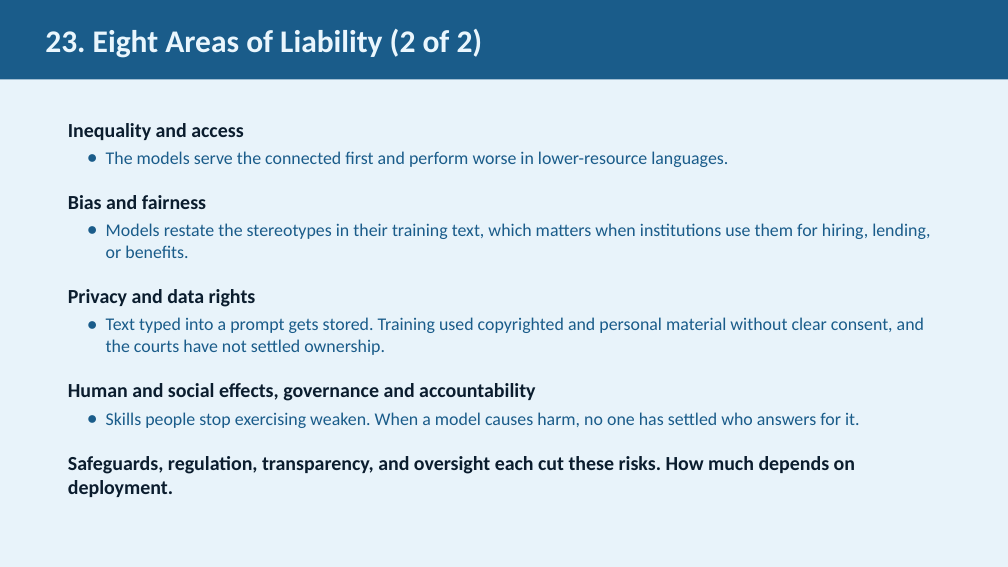
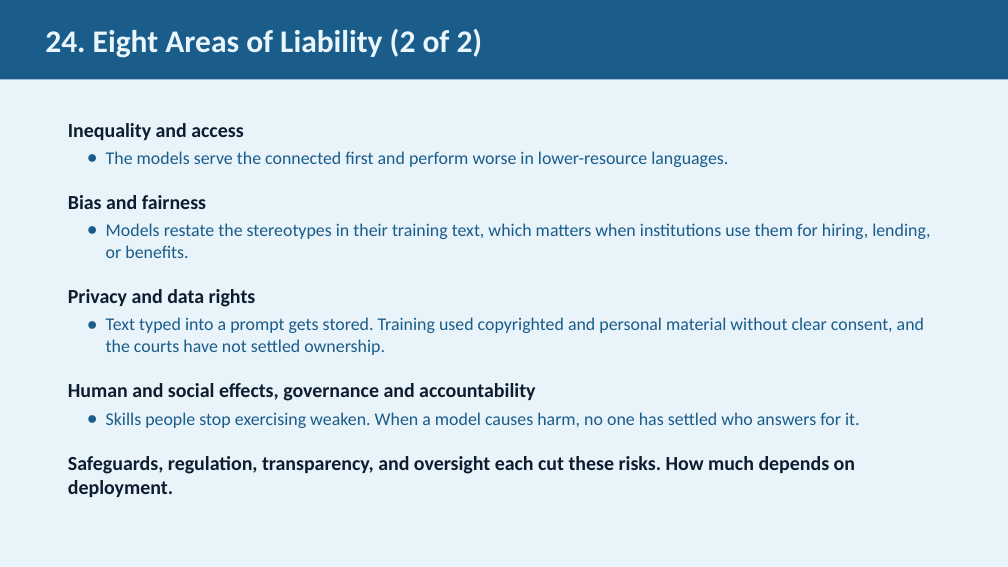
Before and after one commit to JimFawcett/NewSite, a slide deck: slide 24 of AI Presentation 2026/AI_Presentation.pptx (slide 23 before the commit). Drawn at 1008x567 pixels with LibreOffice and Linux fonts; fonts in the diff are those of the drawing. Boxes give left, top, right and bottom in pixels: in the first picture for what was removed or moved away, otherwise in the second. Text is boxed around its words. In the diff, an @@ line names an element or a change of style, - is before the commit and + after.

```diff
--- a/AI Presentation 2026/AI_Presentation.pptx
+++ b/AI Presentation 2026/AI_Presentation.pptx
@@ text in rectangle at [45,29,483,58]: text changed @@
-23. Eight Areas of Liability (2 of 2)
+24. Eight Areas of Liability (2 of 2)
```
Also in this commit, not shown: 31 other slides changed, 2 slides added.
